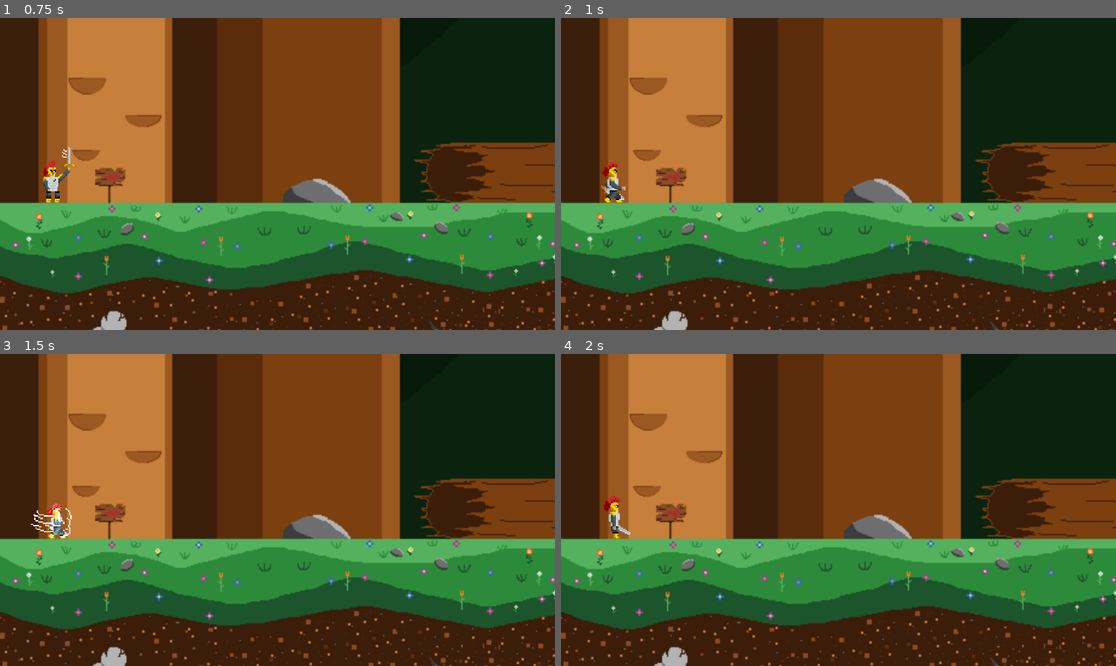
Above: before the commit, frames 1-4 (two rows, left to right).
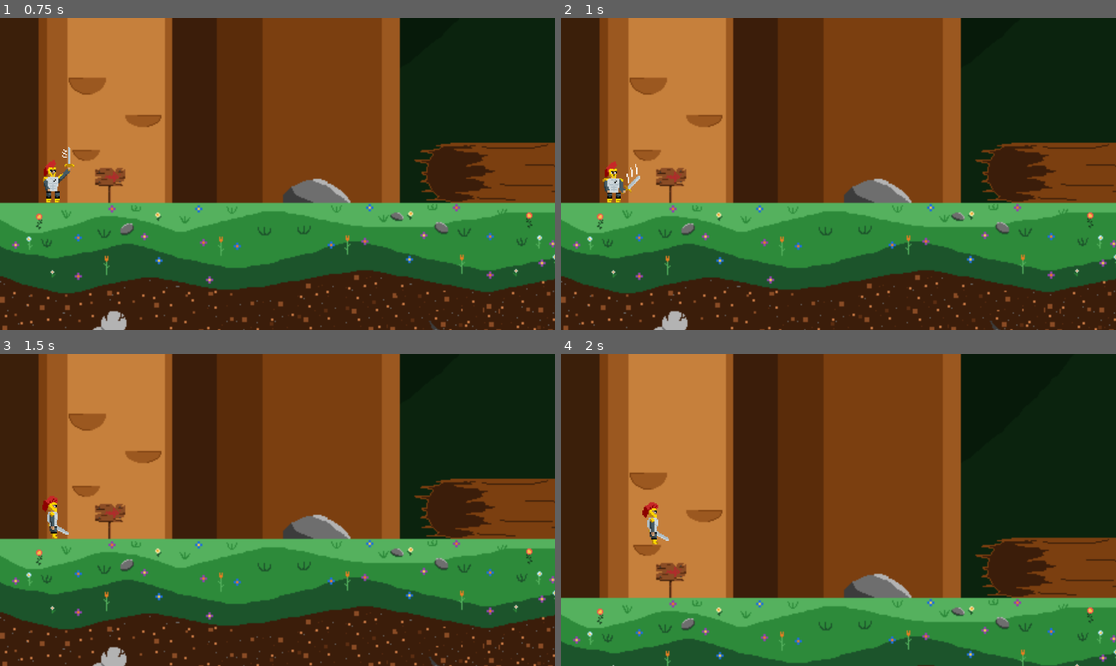
Above: after the commit, the same moments.

Repository: Eric-NS/KhaosDoom-Remaster
Game: Godot game, scene res://scenes/stage1.tscn
The game is run twice, just before and just after one commit, with the same random seed, the same clock (stepped at 60 frames per second) and the same inputs. The project has no main scene, so this scene is started directly.
Inputs:
- Up to frame 1 (0.75 s): hold D (right) from 0.53 s (still down); tap P (melee) at 0.6 s
- Up to frame 2 (1 s): keep holding D (right); tap W (jump) at 0.77 s; tap Q (special) at 0.8 s
- Up to frame 3 (1.5 s): keep holding D (right); tap W (jump) at 1.07 s; tap Q (special) at 1.35 s
- Up to frame 4 (2 s): keep holding D (right); tap W (jump) at 1.52, 1.55, 1.82 s

Frame 1 is identical in both runs. In frame 2, 0.4% of the frame differs, in the area x 7-15%, y 45-60%; in frame 3, 0.5%; in frame 4, 48%, in the area x 0-100%, y 19-100%.

Commit message:
agregue que se haga daño con el agua

Diff:
--- a/objects/warrior.tscn
+++ b/objects/warrior.tscn
@@ -117,7 +117,7 @@
 tracks/1/interp = 1
 tracks/1/loop_wrap = true
 tracks/1/keys = {
-"times": PackedFloat32Array(0, 0.5),
+"times": PackedFloat32Array(0, 0.36666667),
 "transitions": PackedFloat32Array(1, 1),
 "update": 1,
 "values": [true, false]
@@ -179,6 +179,18 @@
 "update": 1,
 "values": [0, 1, 2, 3, 4]
 }
+tracks/1/type = "value"
+tracks/1/imported = false
+tracks/1/enabled = true
+tracks/1/path = NodePath("Hitbox/CollisionShape2D:disabled")
+tracks/1/interp = 1
+tracks/1/loop_wrap = true
+tracks/1/keys = {
+"times": PackedFloat32Array(0),
+"transitions": PackedFloat32Array(1),
+"update": 1,
+"values": [false]
+}
 
 [sub_resource type="Animation" id="Animation_3vgaw"]
 resource_name = "walk"
@@ -213,7 +225,6 @@
 speed_max = 200.0
 gravity = 1000.0
 jump_force = 450.0
-min_jump = 10.0
 
 [node name="Sprite2D" type="Sprite2D" parent="." unique_id=1711605660]
 texture_filter = 1
@@ -257,5 +268,6 @@
 position_smoothing_enabled = true
 position_smoothing_speed = 10.0
 
+[connection signal="area_entered" from="Hitbox" to="." method="_on_hitbox_area_entered"]
 [connection signal="animation_finished" from="AnimationTree" to="." method="_on_animation_tree_animation_finished"]
 [connection signal="timeout" from="JumpHeight" to="." method="_on_jump_height_timeout"]
--- a/project.godot
+++ b/project.godot
@@ -21,6 +21,7 @@
 [global_group]
 
 Player=""
+enemy=""
 
 [input]
 
--- a/scenes/stage1.tscn
+++ b/scenes/stage1.tscn
@@ -136,6 +136,9 @@
 [sub_resource type="RectangleShape2D" id="RectangleShape2D_cr1p7"]
 size = Vector2(45, 24)
 
+[sub_resource type="RectangleShape2D" id="RectangleShape2D_pog00"]
+size = Vector2(262, 10)
+
 [node name="Stage1" type="Node2D" unique_id=916750441]
 
 [node name="Fondo" type="Node2D" parent="." unique_id=1180366115]
@@ -268,5 +271,15 @@
 position = Vector2(-2.5, 2)
 shape = SubResource("RectangleShape2D_cr1p7")
 
+[node name="agua" type="Area2D" parent="Colisiones" unique_id=907998075 groups=["enemy"]]
+position = Vector2(783, 647)
+collision_layer = 2
+collision_mask = 2
+
+[node name="CollisionShape2D" type="CollisionShape2D" parent="Colisiones/agua" unique_id=1482619774 groups=["enemy"]]
+position = Vector2(18, -5)
+shape = SubResource("RectangleShape2D_pog00")
+debug_color = Color(0.9627866, 0.19569221, 7.70092e-07, 0.41960785)
+
 [node name="Warrior" parent="." unique_id=1710311515 instance=ExtResource("8_ikwov")]
 position = Vector2(45, 611)
--- a/scripts/player.gd
+++ b/scripts/player.gd
@@ -100,11 +100,11 @@
 					velocity.x /= 4
 				velocity.x += speed * delta
 
-		if Input.is_action_just_pressed("melee"):
-			state = "melee"
+			if Input.is_action_just_pressed("melee"):
+				state = "melee"
 
-		if Input.is_action_just_pressed("special"):
-			state = "special"
+			if Input.is_action_just_pressed("special"):
+				state = "special"
 
 		if is_on_floor():
 			if not Input.is_action_pressed("right") && not Input.is_action_pressed("left") or (state == "melee" or state == "ouch" or state == "special"):
@@ -140,10 +140,11 @@
 
 
 func _on_hitbox_area_entered(area: Area2D) -> void:
-	if area.is_in_group("enemy") && dead != true:
-		$AnimationTree.play("ouch")
+	if area.is_in_group("enemy") && dead != true && state!="ouch":
+		state="ouch"
 
 		#print(hp)
+		velocity.y -= jump_force
 		if velocity.x < 0:
 			velocity.x += 2* speed
 		else:
